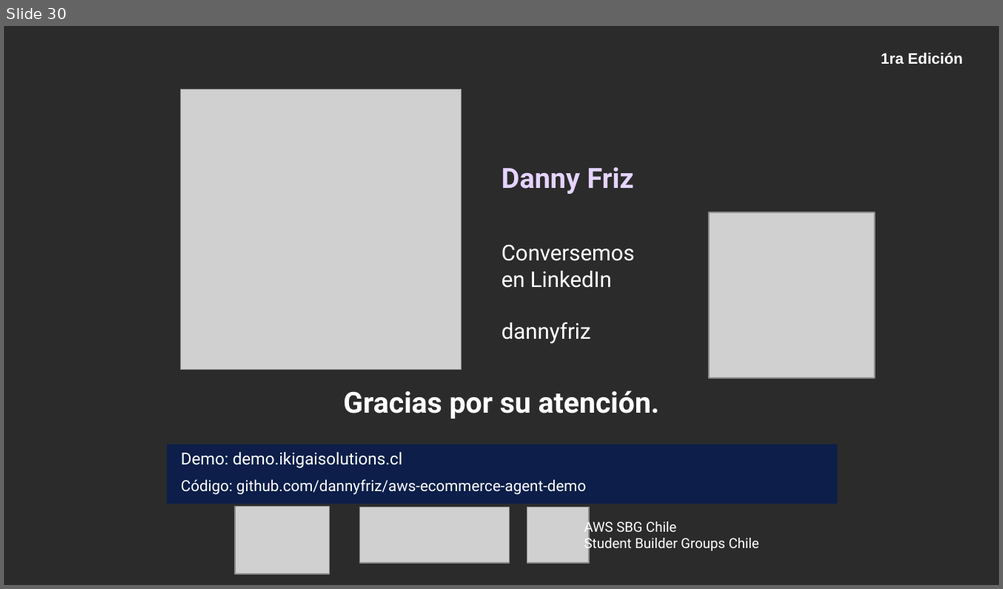
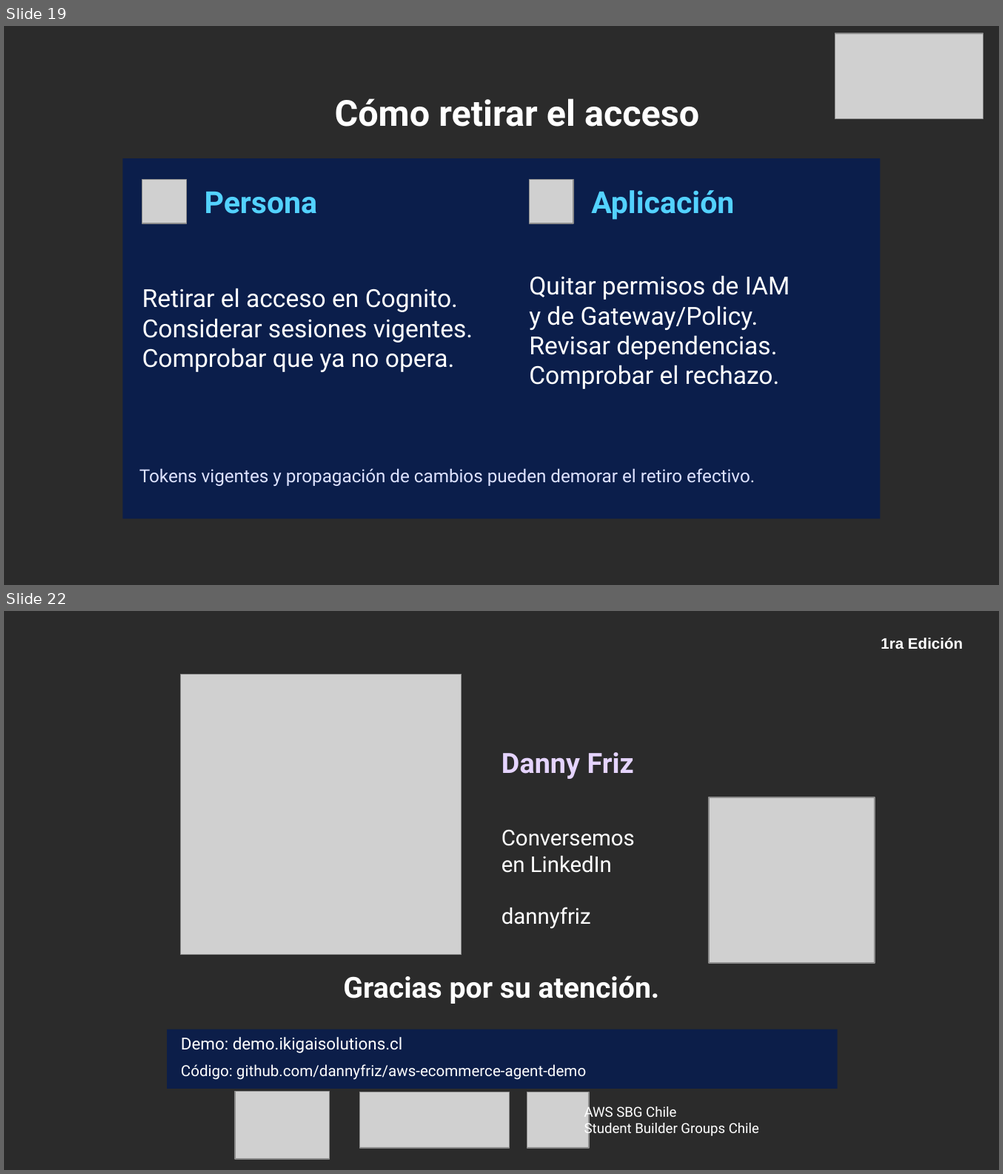
Before and after one commit to dannyfriz/aws-ecommerce-agent-demo, a slide deck: docs/presentaciones/Danny_Friz_SCD_2026_arquitectura_IA.pptx. Shown one above the other, each under a label of ours: slide 30 before the commit, slides 19 and 22 after it; the slides between them are not shown. The pictures are 1003x589 and 1003x1174 pixels, drawn with LibreOffice and Linux fonts; fonts in the diff are those of the drawing; grey boxes stand for pictures; background and template pictures are left out; a plain dark background stands for a picture behind light text. Boxes give left, top, right and bottom in pixels: in the first picture for what was removed or moved away, otherwise in the second. Text is boxed around its words. In the diff, an @@ line names an element or a change of style, - is before the commit and + after.

Commit message:
docs: alinear la charla con identidad y gobierno de accesos

```diff
--- a/docs/presentaciones/Danny_Friz_SCD_2026_arquitectura_IA.pptx
+++ b/docs/presentaciones/Danny_Friz_SCD_2026_arquitectura_IA.pptx
@@ slide 19 added at <box>4,26,999,585</box>, background picture (left out) @@
@@ picture added at <box>834,33,982,118</box> @@
@@ text added at <box>335,99,699,127</box>, 26 pt, text #FFFFFF, bold @@
+Cómo retirar el acceso
@@ rectangle added at <box>122,158,879,518</box>, fill #0B1E4B @@
@@ picture added at <box>142,179,186,223</box> @@
@@ picture added at <box>529,179,573,223</box> @@
@@ text added at <box>205,192,318,214</box>, 22 pt, text #53D2FF, bold @@
+Persona
@@ text added at <box>591,190,734,220</box>, 22 pt, text #53D2FF, bold @@
+Aplicación
@@ text added at <box>142,288,473,372</box>, 18 pt, text #FFFFFF @@
+Retirar el acceso en Cognito.
+Considerar sesiones vigentes.
+Comprobar que ya no opera.
@@ text added at <box>529,275,790,389</box>, 18 pt, text #FFFFFF @@
+Quitar permisos de IAM
+y de Gateway/Policy.
+Revisar dependencias.
+Comprobar el rechazo.
@@ text added at <box>139,469,754,486</box>, 13 pt, text #DDE2FF @@
+Tokens vigentes y propagación de cambios pueden demorar el retiro efectivo.
@@ what was slide 30 is now slide 22 @@
```
Also in this commit, not shown: 16 slides changed, 10 other slides added, 11 slides removed, 6 other files.
